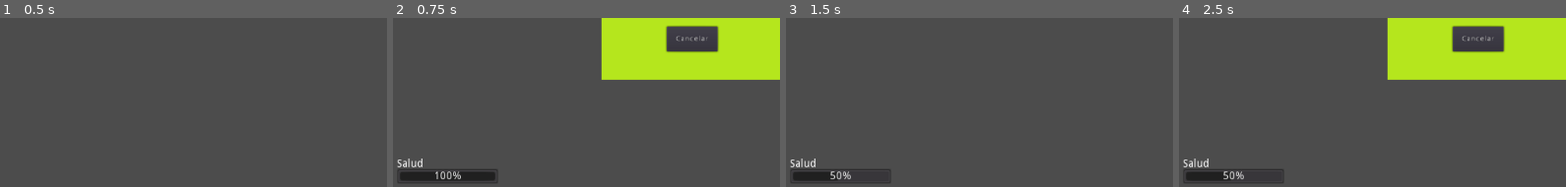
Above: before the commit, frames 1-4 (left to right).
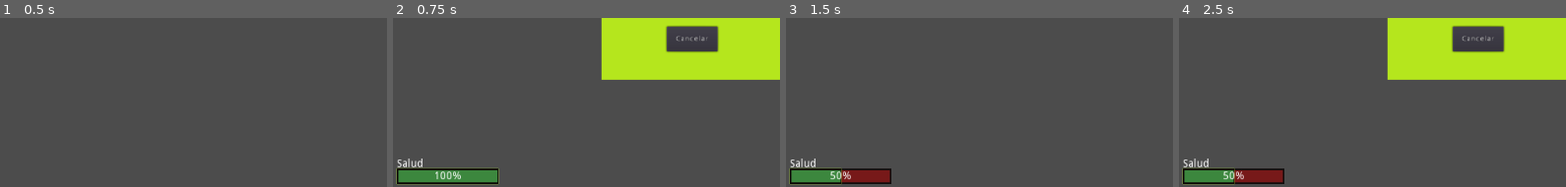
Above: after the commit, the same moments.

Repository: TraumaGames/StudentSimulator-TraumaGames
Game: Godot game, scene res://Main.tscn
Two runs of this game, one before a commit and one after it. Both use one fixed random seed, a clock stepped at 60 frames per second and the inputs below.
Inputs:
- Up to frame 1 (0.5 s): no input
- Up to frame 2 (0.75 s): click "Jugar" at 0.5 s
- Up to frame 3 (1.5 s): click "Aceptar" at 1.25 s
- Up to frame 4 (2.5 s): tap Enter at 2 s
The pictures show only the part of the screen within x 0-50%, y 50-100%; the shares and areas given below are measured in that part.

Frame 1 is identical in both runs. In frame 2, 2.6% of the frame differs, in the area x 0-28%, y 88-99%; in frame 3, 2.5%; in frame 4, 2.5%.

Commit message:
health bar styled

Diff:
--- a/Entities/StatBarsManager/StatBarsManager.tscn
+++ b/Entities/StatBarsManager/StatBarsManager.tscn
@@ -1,10 +1,16 @@
-[gd_scene load_steps=3 format=2]
+[gd_scene load_steps=4 format=2]
 
 [ext_resource path="res://Entities/StatBarsManager/StatBarsManager.gd" type="Script" id=1]
 [ext_resource path="res://Entities/StatBar/StatBar.tscn" type="PackedScene" id=2]
+[ext_resource path="res://healthBarTheme/health_theme.tres" type="Theme" id=3]
 
 [node name="StatBarsManager" type="Control"]
 script = ExtResource( 1 )
+__meta__ = {
+"_edit_use_anchors_": false
+}
 
 [node name="HealthBar" parent="." instance=ExtResource( 2 )]
+theme = ExtResource( 3 )
 bar_name = "Salud"
+value = 50.0
--- a/Main.tscn
+++ b/Main.tscn
@@ -20,10 +20,10 @@
 
 [node name="StatBarsManager" parent="." instance=ExtResource( 5 )]
 visible = false
-margin_left = 5.3454
-margin_top = 563.048
-margin_right = 5.3454
-margin_bottom = 563.048
+margin_left = 5.0
+margin_top = 563.0
+margin_right = 5.0
+margin_bottom = 563.0
 
 [node name="Timer" type="Timer" parent="."]
 
--- /dev/null
+++ b/healthBarTheme/health_theme.tres
@@ -0,0 +1,26 @@
+[gd_resource type="Theme" load_steps=3 format=2]
+
+[sub_resource type="StyleBoxFlat" id=1]
+bg_color = Color( 0.466667, 0.0980392, 0.0980392, 1 )
+border_width_left = 2
+border_width_top = 2
+border_width_right = 2
+border_width_bottom = 2
+border_color = Color( 0.0666667, 0.0470588, 0.0470588, 1 )
+
+[sub_resource type="StyleBoxFlat" id=2]
+bg_color = Color( 0.235294, 0.529412, 0.243137, 1 )
+border_width_left = 2
+border_width_top = 2
+border_width_right = 1
+border_width_bottom = 2
+border_color = Color( 0.0431373, 0.0156863, 0.0156863, 1 )
+shadow_color = Color( 0.709804, 0.929412, 0.192157, 0.6 )
+shadow_size = 1
+
+[resource]
+ProgressBar/colors/font_color = Color( 1, 1, 1, 1 )
+ProgressBar/colors/font_color_shadow = Color( 0, 0, 0, 1 )
+ProgressBar/fonts/font = null
+ProgressBar/styles/bg = SubResource( 1 )
+ProgressBar/styles/fg = SubResource( 2 )
